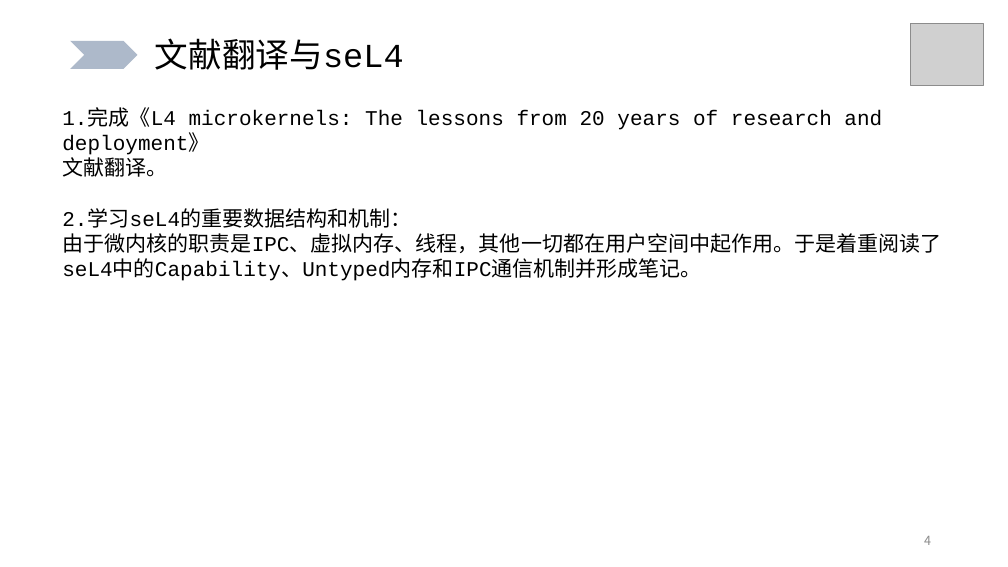
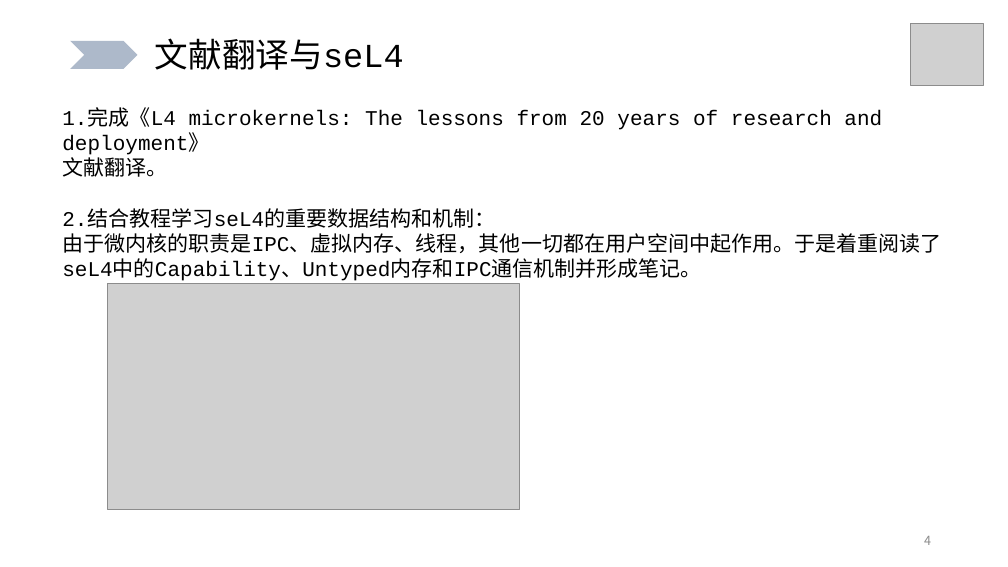
Before and after one commit to BIT-CWH/UndergraduateGraduationProject-2024-BIT-CWH, a slide deck: slide 4 of 中期报告-04-08.pptx. Drawn at 1008x567 pixels with LibreOffice and Linux fonts; fonts in the diff are those of the drawing; grey boxes stand for pictures; background and template pictures are left out. Boxes give left, top, right and bottom in pixels: in the first picture for what was removed or moved away, otherwise in the second. Text is boxed around its words. In the diff, an @@ line names an element or a change of style, - is before the commit and + after.

```diff
--- a/中期报告-04-08.pptx
+++ b/中期报告-04-08.pptx
@@ text at bbox=[62, 211, 495, 228]: text changed @@
-2.学习seL4的重要数据结构和机制：
+2.结合教程学习seL4的重要数据结构和机制：
@@ picture added at bbox=[107, 284, 520, 510] @@
```
Also in this commit, not shown: 1 other slide changed, 1 slide removed.
